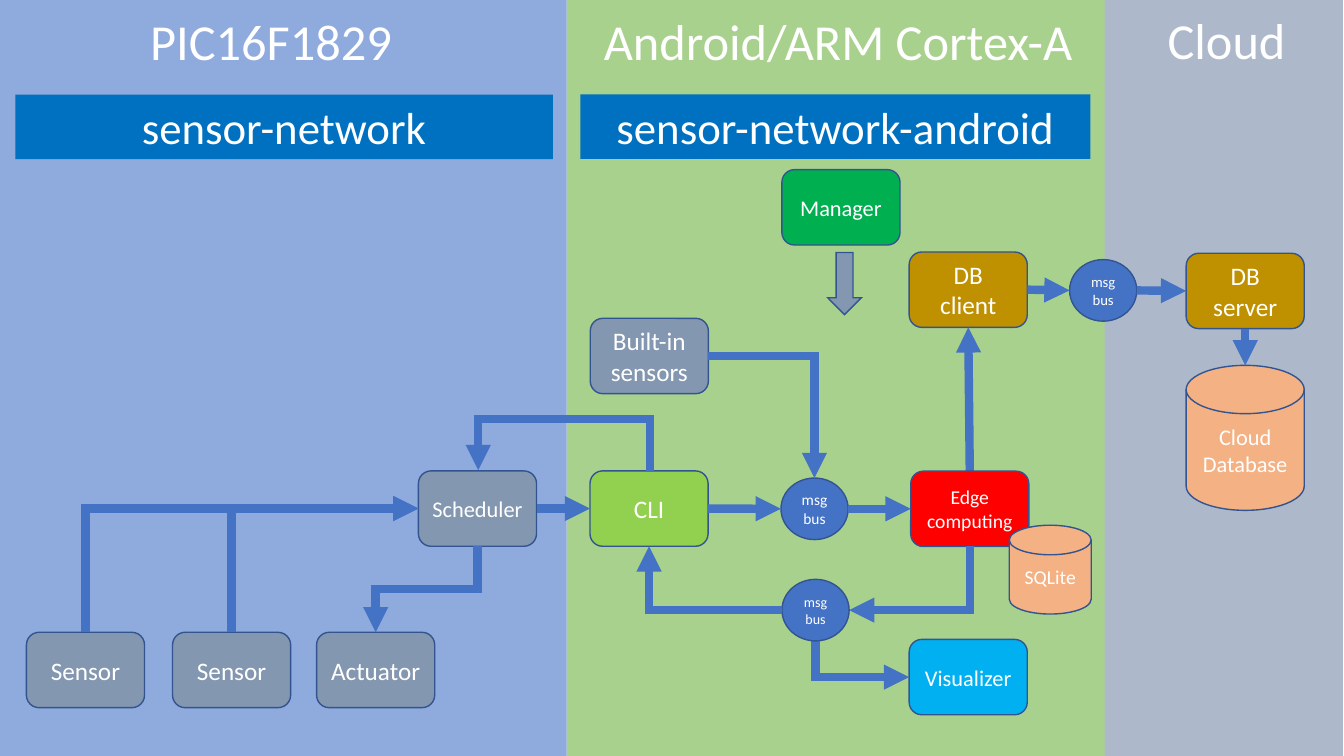
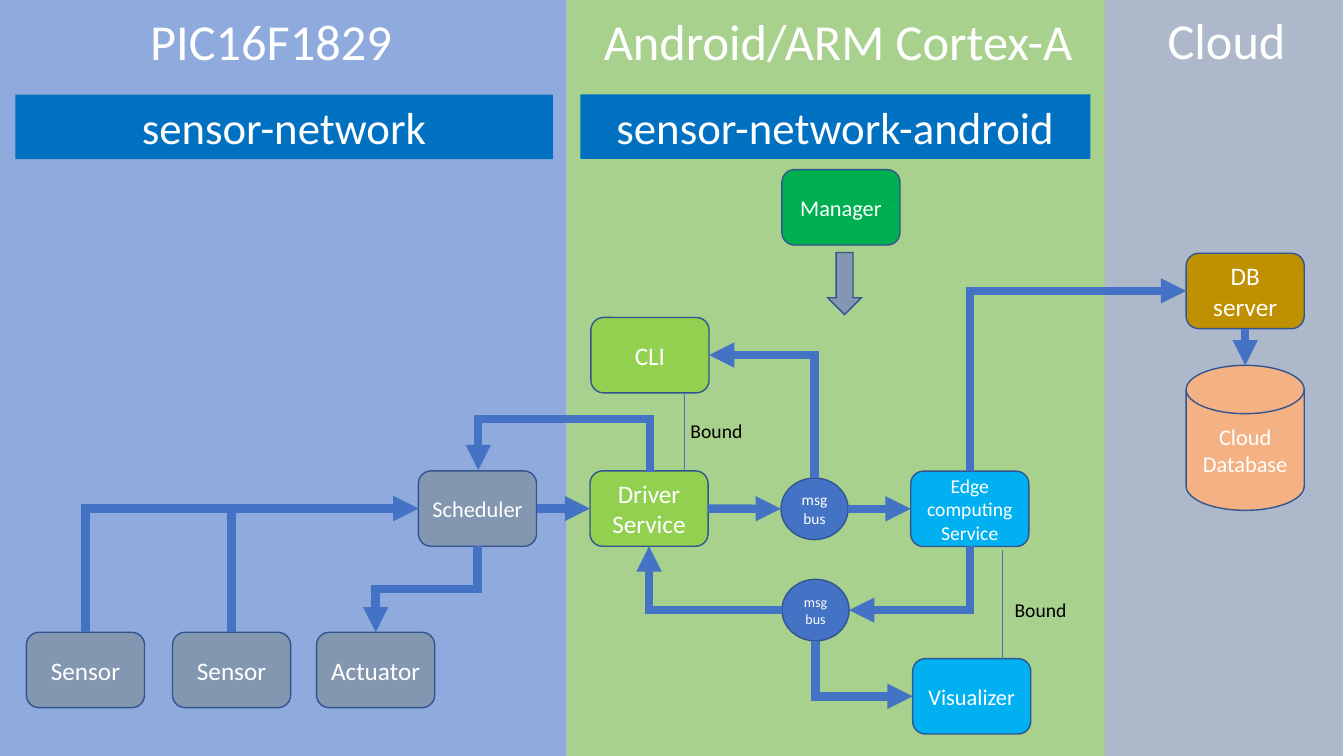
Before and after one commit to araobp/bicycle, a slide deck: slide 1 of doc/flow_based_programming.pptx. Drawn at 1344x756 pixels with LibreOffice and Linux fonts; fonts in the diff are those of the drawing. Boxes give left, top, right and bottom in pixels: in the first picture for what was removed or moved away, otherwise in the second. Text is boxed around its words. In the diff, an @@ line names an element or a change of style, - is before the commit and + after.

```diff
--- a/doc/flow_based_programming.pptx
+++ b/doc/flow_based_programming.pptx
@@ rounded rectangle removed at <box>909,252,1027,328</box> @@
-DB client
@@ ellipse removed at <box>1070,260,1137,322</box> @@
-msg
-bus
@@ elbow arrow added from (970, 471) to (1187, 291), #4472C4 6 pt @@
@@ arrow removed from (1027, 289) to (1070, 290) @@
@@ rounded rectangle "CLI" at <box>591,318,709,393</box>: fill #8497B0 to #92D050 @@
@@ arrow removed from (970, 471) to (969, 328) @@
@@ text in rounded rectangle at <box>635,348,665,365</box>: text changed @@
-Built-in
-sensors
+CLI
@@ elbow arrow moved from (709, 356) - (815, 478) to (815, 478) - (709, 355) @@
@@ line added from (685, 393) to (685, 470), #4472C4 0.5 pt @@
@@ text added at <box>690,424,742,438</box>, 14 pt, text #000000 @@
+Bound
@@ rounded rectangle "Edge computing" at <box>911,471,1029,546</box>: fill #FF0000 to #00B0F0 @@
@@ text in rounded rectangle at <box>612,485,685,533</box>: text changed @@
-CLI
+Driver
+Service
@@ text in rounded rectangle at <box>941,526,998,540</box>: paragraph added @@
+Service
@@ cylinder removed at <box>1009,525,1091,614</box> @@
-SQLite
@@ line added from (1002, 549) to (1002, 658), #4472C4 0.5 pt @@
@@ text added at <box>1015,603,1067,617</box>, 14 pt, text #000000 @@
+Bound
@@ elbow arrow moved from (816, 641) - (909, 678) to (816, 641) - (912, 697) @@
@@ rounded rectangle "Visualizer": place and size @@
-rounded rectangle "Visualizer" at <box>909,639,1027,715</box>
+rounded rectangle "Visualizer" at <box>912,658,1030,734</box>
```
Also in this commit, not shown: 6 other files.
